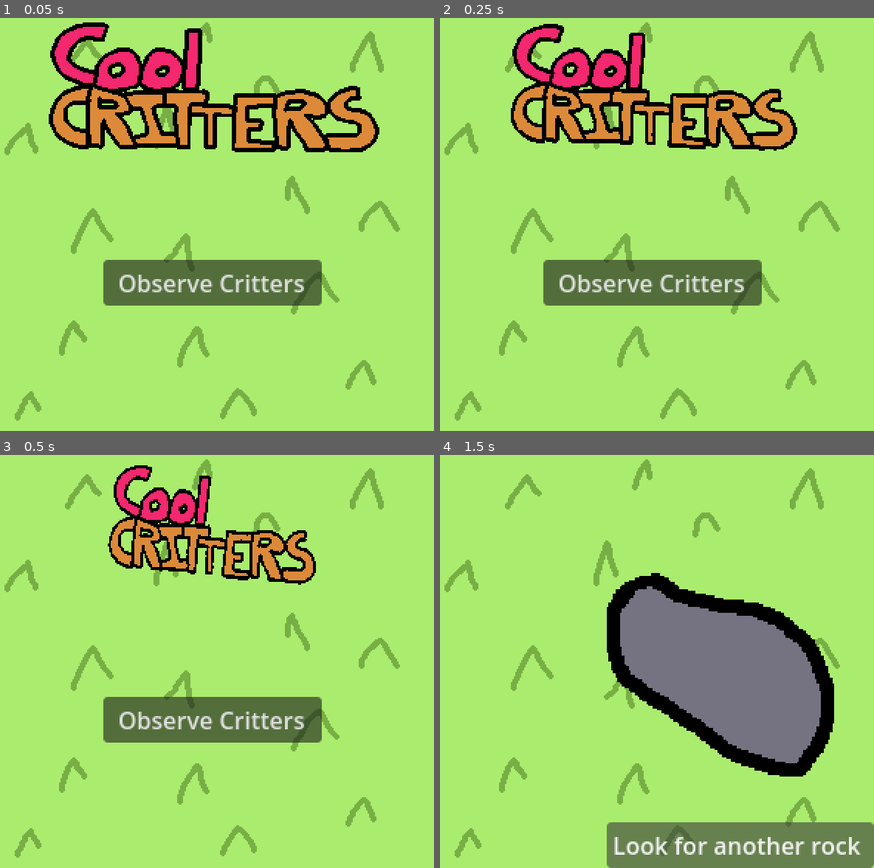
Above: before the commit, frames 1-4 (two rows, left to right).
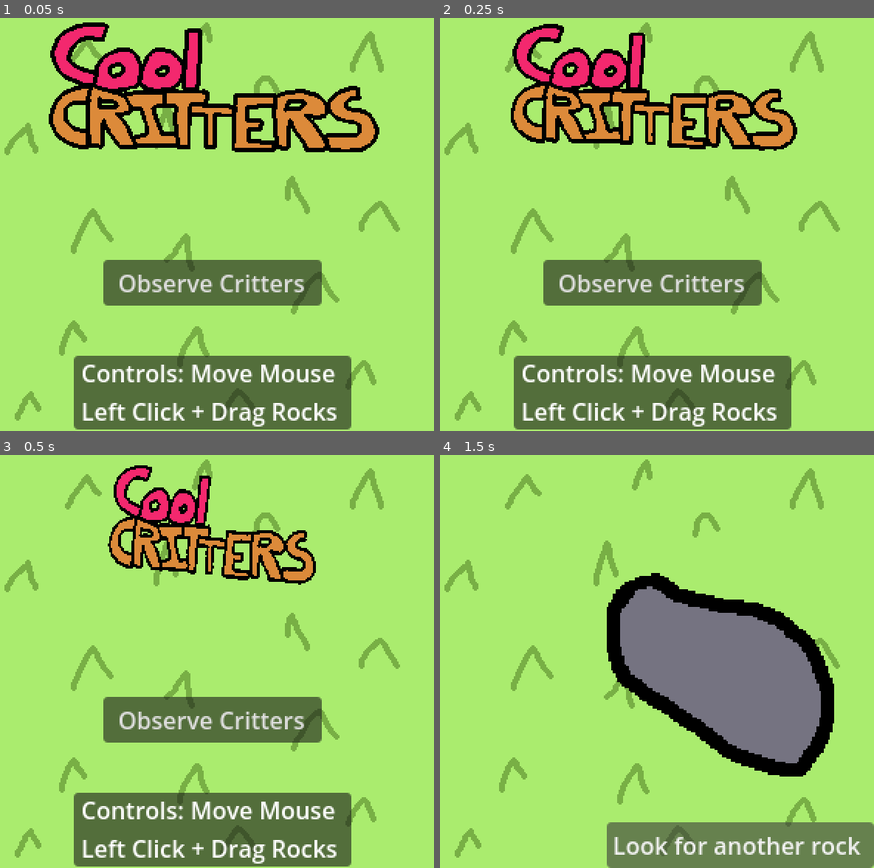
Above: after the commit, the same moments.

Repository: kennethbchen/Cool-Critters
Game: Godot game, scene res://title.tscn
The game is run twice, just before and just after one commit, with the same random seed, the same clock (stepped at 60 frames per second) and the same inputs.
Inputs:
- Up to frame 1 (0.05 s): no input
- Up to frame 2 (0.25 s): no input
- Up to frame 3 (0.5 s): no input
- Up to frame 4 (1.5 s): click "Observe Critters" at 0.5 s; click "Look for another rock" at 1.25 s

The runs differ from the first frame. In frame 1, 11% of the frame differs, in the area x 17-81%, y 81-100%; in frame 2, 11%; in frame 3, 11%; in frame 4, nothing differs.

Commit message:
Added instructions in title screen

Diff:
--- a/title.tscn
+++ b/title.tscn
@@ -53,3 +53,39 @@
 size_flags_horizontal = 3
 size_flags_vertical = 4
 text = "Observe Critters"
+
+[node name="Control2" type="Control" parent="CanvasLayer"]
+layout_mode = 3
+anchors_preset = 7
+anchor_left = 0.5
+anchor_top = 1.0
+anchor_right = 0.5
+anchor_bottom = 1.0
+offset_left = -0.149994
+offset_top = -27.0
+offset_right = 0.149994
+offset_bottom = -25.5
+grow_horizontal = 2
+grow_vertical = 0
+
+[node name="Panel" type="Panel" parent="CanvasLayer/Control2"]
+layout_mode = 1
+anchors_preset = 15
+anchor_right = 1.0
+anchor_bottom = 1.0
+offset_left = -94.0
+offset_top = -24.0
+offset_right = 93.7
+offset_bottom = 24.5
+grow_horizontal = 2
+grow_vertical = 2
+
+[node name="Label" type="Label" parent="CanvasLayer/Control2"]
+layout_mode = 1
+anchors_preset = 15
+anchor_right = 1.0
+anchor_bottom = 1.0
+grow_horizontal = 2
+grow_vertical = 2
+text = "Controls: Move Mouse
+Left Click + Drag Rocks "
